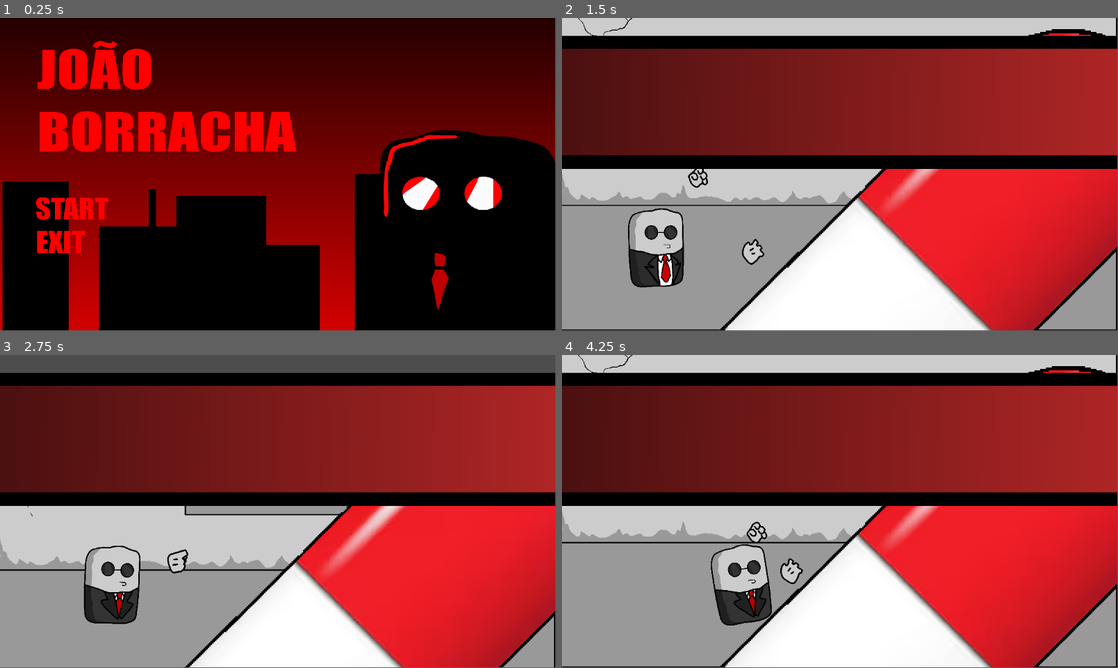
Above: before the commit, frames 1-4 (two rows, left to right).
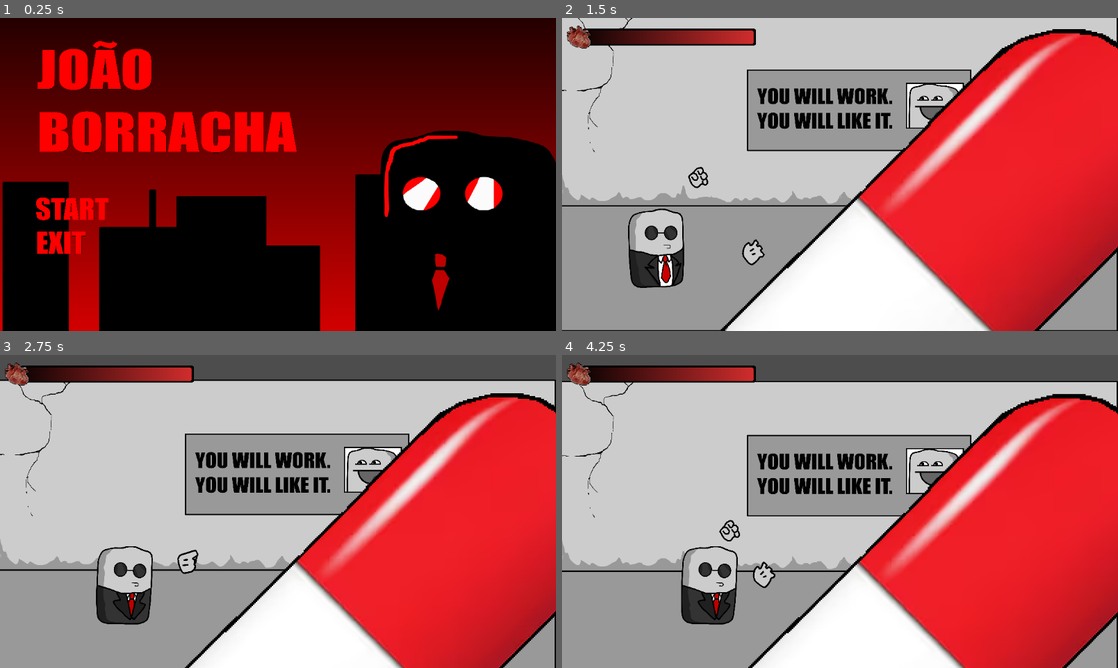
Above: after the commit, the same moments.

Repository: PH1LIPPUS/JoaoBorracha
Game: Godot game, scene res://Sceens/main.tscn
Two runs of this game, one before a commit and one after it. Both use one fixed random seed, a clock stepped at 60 frames per second and the inputs below.
Inputs (mouse positions are in pixels of both pictures, inside the frame that each line leads up to):
- Up to frame 1 (0.25 s): no input
- Up to frame 2 (1.5 s): click (634, 208) at 0.5 s; click (1090, 36) at 1.25 s
- Up to frame 3 (2.75 s): move the mouse to (400, 495) at 2.02 s; hold D (right) from 2.03 s (still down); hold Ctrl (precision_aim) from 2.03 s (still down); click (400, 495) at 2.17 s; tap Space (jump) at 2.27, 2.57 s; tap Shift (run) at 2.3 s
- Up to frame 4 (4.25 s): move the mouse to (728, 527) at 2.77 s; release Ctrl (precision_aim) at 2.78 s; tap Shift (run) at 2.85 s; click (728, 527) at 2.92 s; tap Space (jump) at 3.02, 3.32, 3.8 s; tap E (pickup, bound only after the commit) at 3.05 s; move the mouse to (895, 442) at 3.52 s; release D (right) at 3.53 s; hold A (left) from 3.53 s (still down); hold E (pickup, bound only after the commit) from 3.53 s (still down); click (895, 442) at 3.67 s
In our replay, the window is 799x449 before the commit and 800x450 after it. These sizes can differ from the game's own. Grey fills any space a smaller window leaves; there, only what the larger window draws over its background counts as a difference.

The runs differ from the first frame. In frame 1, 2.0% of the frame differs, in the area x 0-100%, y 0-100%; in frame 2, 45%; in frame 3, 46%; in frame 4, 65%.

Commit message:
inicio da arma

Diff:
--- a/joaoborracha/Player/grab_area.gd
+++ b/joaoborracha/Player/grab_area.gd
@@ -1,29 +1 @@
 extends Area2D
-
-var current_weapon: Node2D = null
-
-func _ready():
-	# Conecta o sinal de área entrou
-	area_entered.connect(_on_area_entered)
-
-func _on_area_entered(area):
-	# Verifica se a área que entrou é uma arma e se não temos arma atual
-	if area.is_in_group("weapon") and current_weapon == null:
-		current_weapon = area
-		area.pickup(self)
-
-func _input(event):
-	# Solta a arma quando clicamos com botão direito
-	if event is InputEventMouseButton and event.button_index == MOUSE_BUTTON_RIGHT and event.pressed:
-		if current_weapon:
-			current_weapon.drop()
-			current_weapon = null
-
-	# Atira quando clicamos com botão esquerdo
-	if event is InputEventMouseButton and event.button_index == MOUSE_BUTTON_LEFT and event.pressed:
-		if current_weapon:
-			current_weapon.shoot()
-
-func _process(delta):
-	# Faz a mão seguir o mouse
-	global_position = get_global_mouse_position()
--- a/joaoborracha/Player/player.gd
+++ b/joaoborracha/Player/player.gd
@@ -1,35 +1,27 @@
 extends CharacterBody2D
 
-# Variáveis de controle
-@onready var barra_de_vida = $"Barra de vida"
-
-# Movimento
+# Movement settings
 @export var walk_speed: float = 150.0
 @export var run_speed: float = 300.0
 @export var slow_speed: float = 75.0
-@export var acceleration: float = 5.0
-@export var deceleration: float = 5.0
-
-# Pulo/gravidade
+@export var acceleration: float = 15.0
+@export var deceleration: float = 20.0
+
+# Jump/gravity settings
 @export var gravity: float = 800.0
 @export var max_fall_speed: float = 900.0
 @export var jump_force: float = -300.0
-@export var air_control_factor: float = 0.1
-
-# Mãos
+@export var air_control_factor: float = 0.5
+@export var coyote_time: float = 0.1
+@export var jump_buffer_time: float = 0.1
+
+# Hands settings
 @export var hand_orbit_radius: float = 20.0
 @export var hand_offset_multiplier: float = 0.2
-@export var hand_move_speed: float = 10.0
+@export var hand_move_smoothness: float = 10.0
 @export var base_hand_angle_offset: float = 30.0
 @export var precise_hand_transition_duration: float = 0.2
-
-# Variáveis internas
-var current_hand_angle_offset: float = 30.0
-var precise_aim: bool = false
-var precision_tween: Tween
-var current_speed: float = 0.0
-var vertical_velocity: float = 0.0
-var is_jumping: bool = false
+@export var max_hand_distance: float = 150.0
 
 # Nodes
 @onready var sprite: AnimatedSprite2D = $player
@@ -37,100 +29,211 @@
 @onready var right_hand: Node2D = $RightHand
 @onready var hleft: AnimatedSprite2D = $LeftHand/LEFTY
 @onready var hright: AnimatedSprite2D = $RightHand/RIGHTY
+@onready var barra_de_vida: Node = $"Barra de vida"
+
+# Internal variables
+var current_hand_angle_offset: float = base_hand_angle_offset
+var precise_aim: bool = false
+var precision_tween: Tween
+var coyote_timer: float = 0.0
+var jump_buffer_timer: float = 0.0
+var was_on_floor: bool = false
+var facing_direction: int = 1
+
 
 func _ready():
-	hleft.play("idle")
-	hright.play("idle")
+	if hleft and hright:
+		hleft.play("idle")
+		hright.play("idle")
+	else:
+		push_error("Hand sprites not found!")
+
 	if !barra_de_vida:
-		push_error("Barra de vida não encontrada!")
+		push_error("Health bar not found!")
 
 func _input(event):
 	if event.is_action_pressed("ui_0"):
 		test_take_damage()
+	if event.is_action_pressed("pickup"):
+		pass
 	if event.is_action_pressed("precision_aim"):
 		set_precision_aim(true)
 	elif event.is_action_released("precision_aim"):
 		set_precision_aim(false)
 
+
+
+
 func _physics_process(delta):
-	# Movimento
+	# Update timers
+	update_timers(delta)
+
+	# Movement
 	apply_gravity(delta)
 	handle_jump()
 	handle_movement(delta)
 
-	# Mãos e animação
+	# Hands and animation
 	update_hand_positions(get_global_mouse_position())
 	update_animation()
+
+	# Store previous frame's on_floor state
+	was_on_floor = is_on_floor()
+
+	# Move the character
 	move_and_slide()
 
+func update_timers(delta):
+	# Coyote time timer
+	if was_on_floor and not is_on_floor():
+		coyote_timer = coyote_time
+	elif is_on_floor():
+		coyote_timer = 0.0
+	else:
+		coyote_timer = max(coyote_timer - delta, 0.0)
+
+	# Jump buffer timer
+	if Input.is_action_just_pressed("jump"):
+		jump_buffer_timer = jump_buffer_time
+	else:
+		jump_buffer_timer = max(jump_buffer_timer - delta, 0.0)
+
 func apply_gravity(delta):
-	vertical_velocity += gravity * delta if not is_on_floor() else 0
-	vertical_velocity = min(vertical_velocity, max_fall_speed)
-	velocity.y = vertical_velocity
+	if not is_on_floor():
+		velocity.y += gravity * delta
+		velocity.y = min(velocity.y, max_fall_speed)
+
+func handle_jump():
+	# Check if we can jump (using coyote time)
+	var can_jump = is_on_floor() or coyote_timer > 0
+
+	# Jump if we have a buffered jump input and can jump
+	if jump_buffer_timer > 0 and can_jump:
+		velocity.y = jump_force
+		jump_buffer_timer = 0.0
+		coyote_timer = 0.0
 
 func handle_movement(delta):
 	var direction = Input.get_axis("left", "right")
-	var target_speed = direction * (
-		run_speed if Input.is_action_pressed("run") else
-		slow_speed if Input.is_action_pressed("slow_move") else
-		walk_speed
-	)
-	var accel = acceleration if is_on_floor() else acceleration * air_control_factor
-	velocity.x = lerp(velocity.x, target_speed, accel * delta) if direction else lerp(velocity.x, 0.0, deceleration * delta)
-
-func handle_jump():
-	if Input.is_action_just_pressed("jump") and is_on_floor():
-		position.y -= 1.0
-		vertical_velocity = jump_force
-		is_jumping = true
-
-func update_hand_positions(mouse_pos):
-	if not precise_aim:
-		sprite.flip_h = mouse_pos.x < global_position.x
-
-	var dir = (mouse_pos - global_position).normalized()
-	var radius = hand_orbit_radius + (global_position.distance_to(mouse_pos) * hand_offset_multiplier)
-	var angle = deg_to_rad(current_hand_angle_offset)
-
-	for hand in [left_hand, right_hand]:
-		var hand_angle = dir.angle() + (angle if hand == right_hand else -angle)
-		hand.global_position = lerp(
-			hand.global_position,
-			global_position + Vector2(cos(hand_angle), sin(hand_angle)) * radius,
-			hand_move_speed * get_process_delta_time()
+
+	# Update facing direction
+	if direction != 0:
+		facing_direction = sign(direction)
+
+	# Determine target speed
+	var target_speed = 0.0
+	if direction != 0:
+		target_speed = direction * (
+			run_speed if Input.is_action_pressed("run") else
+			slow_speed if Input.is_action_pressed("slow_move") else
+			walk_speed
 		)
-		hand.look_at(mouse_pos)
+
+	# Apply acceleration/deceleration
+	var current_accel = acceleration if direction != 0 else deceleration
+	var control_factor = 1.0 if is_on_floor() else air_control_factor
+
+	velocity.x = lerp(
+		velocity.x,
+		target_speed,
+		current_accel * control_factor * delta
+	)
+
+func update_hand_positions(mouse_pos: Vector2):
+	if not hleft or not hright:
+		return
+
+	# Calculate direction to mouse with distance limit
+	var mouse_dir = (mouse_pos - global_position)
+	var distance = mouse_dir.length()
+	if distance > max_hand_distance:
+		mouse_dir = mouse_dir.normalized() * max_hand_distance
+
+	mouse_dir = mouse_dir.normalized()
+
+	# Update sprite flip based on mouse position
+	sprite.flip_h = mouse_pos.x < global_position.x
+
+	# Calculate hand positions
+	var angle_offset = deg_to_rad(current_hand_angle_offset)
+	var radius = hand_orbit_radius + (distance * hand_offset_multiplier)
+
+	# Calculate hand angles
+	var right_angle = mouse_dir.angle() + angle_offset
+	var left_angle = mouse_dir.angle() - angle_offset
+
+	# Smoothly move hands to their positions
+	var delta = get_process_delta_time()
+	var smooth_factor = hand_move_smoothness * delta
+
+	right_hand.global_position = lerp(
+		right_hand.global_position,
+		global_position + Vector2(cos(right_angle), sin(right_angle)) * radius,
+		smooth_factor
+	)
+
+	left_hand.global_position = lerp(
+		left_hand.global_position,
+		global_position + Vector2(cos(left_angle), sin(left_angle)) * radius,
+		smooth_factor
+	)
+
+	# Rotate hands to look at mouse
+	right_hand.look_at(mouse_pos)
+	left_hand.look_at(mouse_pos)
+
+	# Flip hand sprites if needed
+	if sprite.flip_h:
+		hright.flip_v = true
+		hleft.flip_v = true
+	else:
+		hright.flip_v = false
+		hleft.flip_v = false
 
 func update_animation():
+	if not sprite:
+		return
+
 	if not is_on_floor():
-		sprite.play("jump" if velocity.y < 0 else "fall")
+		sprite.play("jump" if velocity.y < 0 else "")
 	elif abs(velocity.x) > 10:
 		sprite.play("run" if Input.is_action_pressed("run") else "walk")
+		sprite.flip_h = velocity.x < 0
 	else:
 		sprite.play("idle")
 
-func set_precision_aim(enable):
+func set_precision_aim(enable: bool):
+	if not hleft or not hright:
+		return
+
 	precise_aim = enable
+
 	if precision_tween:
 		precision_tween.kill()
 
 	precision_tween = create_tween().set_trans(Tween.TRANS_SINE)
 	precision_tween.tween_property(
-		self, "current_hand_angle_offset",
+		self,
+		"current_hand_angle_offset",
 		0.0 if enable else base_hand_angle_offset,
 		precise_hand_transition_duration
 	)
+
 	hleft.play("aim" if enable else "idle")
 	hright.play("aim" if enable else "idle")
 
-# Sistema de vida
-func receber_dano(dano):
+# Health system
+func receber_dano(dano: int):
 	if barra_de_vida:
 		barra_de_vida.receber_dano(dano)
 
-func receber_cura(cura):
+func receber_cura(cura: int):
 	if barra_de_vida:
-		barra_de_vida.vida_atual = clamp(barra_de_vida.vida_atual + cura, 0, barra_de_vida.vida_maxima)
+		barra_de_vida.vida_atual = clamp(
+			barra_de_vida.vida_atual + cura,
+			0,
+			barra_de_vida.vida_maxima
+		)
 		barra_de_vida.update_barra()
 
 func test_take_damage():
--- a/joaoborracha/Player/player.tscn
+++ b/joaoborracha/Player/player.tscn
@@ -1,14 +1,14 @@
 [gd_scene load_steps=29 format=3 uid="uid://brxp44x6qysd1"]
 
-[ext_resource type="Texture2D" uid="uid://5t3jmtrju0vb" path="res://Resources/Player/idle.png" id="1_i3pqv"]
+[ext_resource type="Texture2D" uid="uid://5t3jmtrju0vb" path="res://Resources/resources/sprites/chars/johnny/idle.png" id="1_i3pqv"]
 [ext_resource type="Script" uid="uid://spx6jd46pcku" path="res://Player/player.gd" id="1_od3ui"]
-[ext_resource type="Texture2D" uid="uid://dij5wqx574okc" path="res://Resources/Player/walkR.png" id="2_hqtel"]
-[ext_resource type="Texture2D" uid="uid://b5wapykkegbxq" path="res://Resources/Player/hands/handFistBack.png.png" id="2_od3ui"]
-[ext_resource type="Texture2D" uid="uid://7yy53drljuib" path="res://Resources/Player/walkL.png" id="3_sweqy"]
-[ext_resource type="Texture2D" uid="uid://bgv6lgvxuq75i" path="res://Resources/Player/hands/handGun.png.png" id="3_vtle1"]
+[ext_resource type="Texture2D" uid="uid://dij5wqx574okc" path="res://Resources/resources/sprites/chars/johnny/walkR.png" id="2_hqtel"]
+[ext_resource type="Texture2D" uid="uid://b5wapykkegbxq" path="res://Resources/resources/sprites/hands/handFistBack.png.png" id="2_od3ui"]
+[ext_resource type="Texture2D" uid="uid://7yy53drljuib" path="res://Resources/resources/sprites/chars/johnny/walkL.png" id="3_sweqy"]
+[ext_resource type="Texture2D" uid="uid://bgv6lgvxuq75i" path="res://Resources/resources/sprites/hands/handGun.png.png" id="3_vtle1"]
 [ext_resource type="Script" uid="uid://dw8w0wwig0nk" path="res://Player/grab_area.gd" id="4_7emwf"]
-[ext_resource type="Texture2D" uid="uid://dcb14l371t2m4" path="res://Resources/Player/hands/handOpen.png.png" id="5_fhl08"]
-[ext_resource type="Texture2D" uid="uid://jnoxfkq4xhnw" path="res://Resources/Player/hands/handOpenBack.png.png" id="5_k53q1"]
+[ext_resource type="Texture2D" uid="uid://dcb14l371t2m4" path="res://Resources/resources/sprites/hands/handOpen.png.png" id="5_fhl08"]
+[ext_resource type="Texture2D" uid="uid://jnoxfkq4xhnw" path="res://Resources/resources/sprites/hands/handOpenBack.png.png" id="5_k53q1"]
 [ext_resource type="Script" uid="uid://bqffk61cjxkhu" path="res://Player/Barradevida.gd" id="9_n471f"]
 [ext_resource type="Texture2D" uid="uid://ccp8spg0q2fcf" path="res://Resources/Barra de vida/barra de vida11.png" id="10_7emwf"]
 [ext_resource type="Texture2D" uid="uid://byr8v2dsu8xmi" path="res://Resources/Barra de vida/barra de vida10.png" id="11_hshwv"]
@@ -137,6 +137,7 @@
 
 [node name="Player" type="CharacterBody2D" groups=["player"]]
 position = Vector2(3, 2)
+collision_layer = 0
 script = ExtResource("1_od3ui")
 
 [node name="LeftHand" type="Node2D" parent="."]
@@ -149,10 +150,10 @@
 animation = &"aim"
 autoplay = "idle"
 
-[node name="GrabArea" type="Area2D" parent="LeftHand"]
+[node name="PickupArea" type="Area2D" parent="LeftHand"]
 script = ExtResource("4_7emwf")
 
-[node name="CollisionShape2D" type="CollisionShape2D" parent="LeftHand/GrabArea"]
+[node name="CollisionShape2D" type="CollisionShape2D" parent="LeftHand/PickupArea"]
 shape = SubResource("CircleShape2D_qikd7")
 
 [node name="player" type="AnimatedSprite2D" parent="."]
@@ -177,18 +178,18 @@
 animation = &"aim"
 autoplay = "idle"
 
-[node name="GrabArea" type="Area2D" parent="RightHand"]
+[node name="PickupArea" type="Area2D" parent="RightHand"]
 script = ExtResource("4_7emwf")
 
-[node name="CollisionShape2D" type="CollisionShape2D" parent="RightHand/GrabArea"]
+[node name="CollisionShape2D" type="CollisionShape2D" parent="RightHand/PickupArea"]
 shape = SubResource("CircleShape2D_nknpl")
 
 [node name="Barra de vida" type="CanvasLayer" parent="."]
 script = ExtResource("9_n471f")
 
 [node name="BarraSprite" type="AnimatedSprite2D" parent="Barra de vida"]
-position = Vector2(195.625, 129.875)
-scale = Vector2(6.95909, 6.89286)
+position = Vector2(184.613, 34.1674)
+scale = Vector2(1.1, 0.867)
 sprite_frames = SubResource("SpriteFrames_m0h3t")
 animation = &"Vida"
 autoplay = "Vida"
--- a/joaoborracha/Resources/Guns/Pistol/pistol.gd
+++ b/joaoborracha/Resources/Guns/Pistol/pistol.gd
@@ -1,42 +1,8 @@
-extends Node2D
+extends RigidBody2D
 
-@export var bullet_scene: PackedScene
-@export var fire_rate: float = 0.2
-@export var damage: int = 1
-@export var bullet_speed: float = 500.0
 
-var can_shoot = true
-var is_held = false
-var holder: Node2D = null
 
-func pickup(new_holder):
-	holder = new_holder
-	is_held = true
-	get_parent().remove_child(self)
-	holder.add_child(self)
-	position = Vector2.ZERO
 
-func drop():
-	is_held = false
-	if holder:
-		holder.remove_child(self)
-		get_tree().current_scene.add_child(self)
-		global_position = holder.global_position
-	holder = null
-
-func shoot():
-	if can_shoot and is_held and bullet_scene:
-		var bullet = bullet_scene.instantiate()
-		get_tree().current_scene.add_child(bullet)
-		bullet.global_position = $Muzzle.global_position
-		bullet.rotation = global_rotation
-		bullet.set_velocity(Vector2(bullet_speed, 0).rotated(global_rotation))
-		bullet.damage = damage
-
-		can_shoot = false
-		await get_tree().create_timer(fire_rate).timeout
-		can_shoot = true
-
-func _process(delta):
-	if is_held and holder:
-		look_at(get_global_mouse_position())
+func _on_colisão_body_entered(body: Node2D) -> void:
+	if body.is_in_group("player") :
+		print("aaa")
--- a/joaoborracha/Resources/Guns/Pistol/pistol.tscn
+++ b/joaoborracha/Resources/Guns/Pistol/pistol.tscn
@@ -1,22 +1,50 @@
-[gd_scene load_steps=4 format=3 uid="uid://cux24x5bxbs4b"]
+[gd_scene load_steps=5 format=3 uid="uid://cux24x5bxbs4b"]
 
 [ext_resource type="Script" uid="uid://bd5x65fyklcp" path="res://Resources/Guns/Pistol/pistol.gd" id="1_1fvv5"]
 [ext_resource type="Texture2D" uid="uid://5pq85asmahae" path="res://Resources/Guns/Pistol/glockIdle.png.png" id="2_5p6r0"]
 
+[sub_resource type="SpriteFrames" id="SpriteFrames_1fvv5"]
+animations = [{
+"frames": [{
+"duration": 1.0,
+"texture": ExtResource("2_5p6r0")
+}],
+"loop": true,
+"name": &"idle",
+"speed": 5.0
+}]
+
 [sub_resource type="RectangleShape2D" id="RectangleShape2D_vxg2f"]
-size = Vector2(17, 15)
+size = Vector2(53, 39.625)
 
-[node name="Pistol" type="Node2D" groups=["weapon"]]
+[node name="Pistol" type="RigidBody2D" groups=["weapon"]]
+collision_layer = 0
 script = ExtResource("1_1fvv5")
 
-[node name="Sprite2D" type="Sprite2D" parent="."]
+[node name="Sprite2D" type="AnimatedSprite2D" parent="."]
 position = Vector2(5, -1)
-scale = Vector2(0.0648149, 0.084893)
-texture = ExtResource("2_5p6r0")
+scale = Vector2(0.2, 0.2)
+sprite_frames = SubResource("SpriteFrames_1fvv5")
+animation = &"idle"
+autoplay = "idle"
 flip_h = true
 
+[node name="Muzzle" type="Marker2D" parent="Sprite2D"]
+position = Vector2(-77.1428, 11.7795)
+scale = Vector2(15.4286, 11.7795)
+
 [node name="CollisionShape2D" type="CollisionShape2D" parent="."]
-position = Vector2(5, -1)
+light_mask = 0
+visibility_layer = 0
+position = Vector2(4.5, -3.8125)
 shape = SubResource("RectangleShape2D_vxg2f")
 
-[node name="Marker2D" type="Marker2D" parent="."]
+[node name="Area2D" type="Area2D" parent="."]
+
+[node name="CollisionShape2D" type="CollisionShape2D" parent="Area2D"]
+position = Vector2(4, -4)
+shape = SubResource("RectangleShape2D_vxg2f")
+
+[node name="Timer" type="Timer" parent="."]
+
+[connection signal="body_entered" from="Area2D" to="." method="_on_colisão_body_entered"]
--- a/joaoborracha/Sceens/game.tscn
+++ b/joaoborracha/Sceens/game.tscn
@@ -54,26 +54,11 @@
 
 [node name="Mapa" parent="." instance=ExtResource("1_i3dsi")]
 
-[node name="Pistol" parent="Mapa" instance=ExtResource("2_wh8v3")]
-position = Vector2(610, 487)
-scale = Vector2(4, 4)
+[node name="Pistol" parent="." instance=ExtResource("2_wh8v3")]
+position = Vector2(571, 469)
 
 [node name="Player" parent="." instance=ExtResource("1_amtq0")]
 position = Vector2(194, 460)
-walk_speed = 150.0
-run_speed = 300.0
-slow_speed = 75.0
-acceleration = 5.0
-deceleration = 5.0
-gravity = 800.0
-max_fall_speed = 900.0
-jump_force = -300.0
-air_control_factor = 0.1
-hand_orbit_radius = 20.0
-hand_offset_multiplier = 0.2
-hand_move_speed = 10.0
-base_hand_angle_offset = 30.0
-precise_hand_transition_duration = 0.2
 
 [node name="PauseMenu" type="CanvasLayer" parent="."]
 process_mode = 3
--- a/joaoborracha/project.godot
+++ b/joaoborracha/project.godot
@@ -14,6 +14,11 @@
 run/main_scene="uid://wt6ly2t1kea8"
 config/features=PackedStringArray("4.4", "Forward Plus")
 config/icon="uid://b3n1ktd61c03j"
+
+[display]
+
+window/size/mode=3
+window/stretch/mode="viewport"
 
 [input]
 
@@ -47,12 +52,12 @@
 "events": [Object(InputEventKey,"resource_local_to_scene":false,"resource_name":"","device":-1,"window_id":0,"alt_press …(195 unchanged characters)…
 ]
 }
-grab_left={
+drop={
 "deadzone": 0.2,
 "events": [Object(InputEventKey,"resource_local_to_scene":false,"resource_name":"","device":-1,"window_id":0,"alt_press …(192 unchanged characters)…
 ]
 }
-grab_right={
+pickup={
 "deadzone": 0.2,
 "events": [Object(InputEventKey,"resource_local_to_scene":false,"resource_name":"","device":-1,"window_id":0,"alt_press …(192 unchanged characters)…
 ]
@@ -68,6 +73,12 @@
 ]
 }
 
+[layer_names]
+
+2d_physics/layer_1="world"
+2d_physics/layer_2="player"
+2d_physics/layer_3="guns"
+
 [rendering]
 
 textures/canvas_textures/default_texture_filter=0
